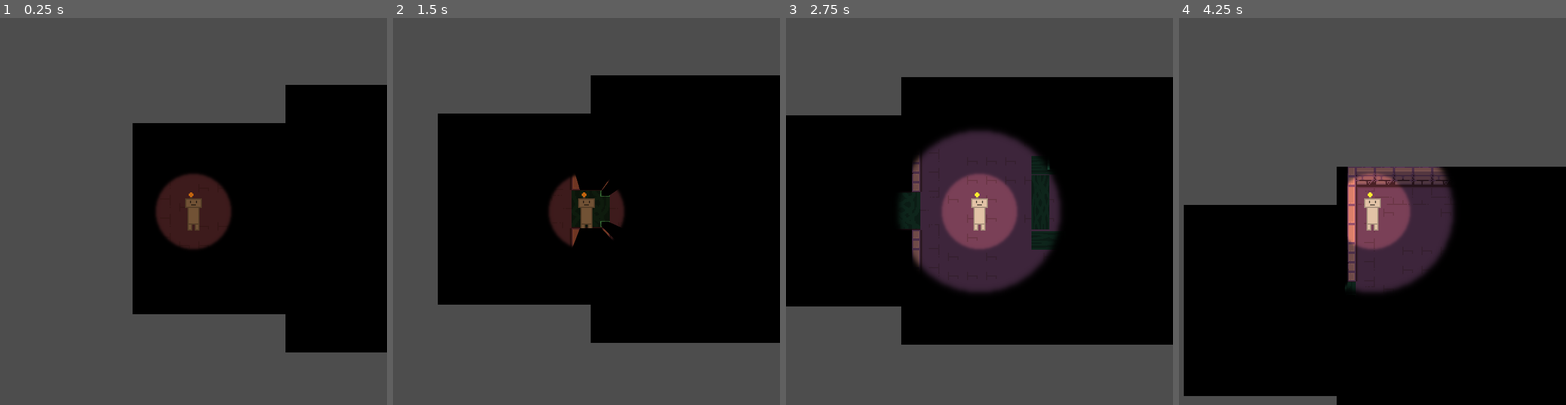
Above: before the commit, frames 1-4 (left to right).
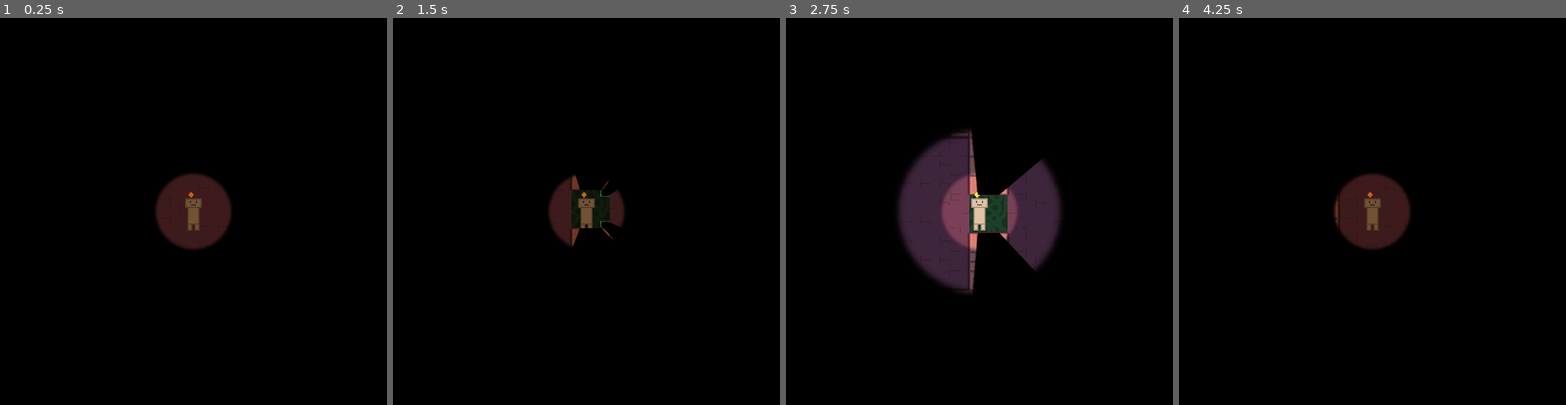
Above: after the commit, the same moments.

Repository: CookieCherith0969/GDM-Assignment-4
Game: Godot game, scene res://Scenes/Levels/Tutorial.tscn
Two runs of this game, one before a commit and one after it. Both use one fixed random seed, a clock stepped at 60 frames per second and the inputs below.
Inputs (mouse positions are in pixels of both pictures, inside the frame that each line leads up to):
- Up to frame 1 (0.25 s): no input
- Up to frame 2 (1.5 s): tap Enter at 0.5 s; move the mouse to (671, 192) at 0.52 s; hold D (Right) 0.53-1.28 s; hold Space (Light) 0.53-1.28 s; move the mouse to (509, 230) at 1.27 s; hold S (Down) from 1.28 s (still down); tap Space (Light) at 1.35 s
- Up to frame 3 (2.75 s): tap R (Reset, bound only after the commit) at 2 s; move the mouse to (1018, 126) at 2.02 s; release S (Down) at 2.03 s; hold D (Right) from 2.03 s (still down); hold Space (Light) from 2.03 s (still down)
- Up to frame 4 (4.25 s): move the mouse to (1353, 288) at 2.77 s; release D (Right) at 2.78 s; release Space (Light) at 2.78 s; hold W (Up) 2.78-3.53 s; tap Space (Light) at 2.85 s; move the mouse to (1488, 269) at 3.52 s; hold A (Left) from 3.53 s (still down); hold Space (Light) from 3.53 s (still down); tap R (Reset, bound only after the commit) at 4.15 s

The runs differ from the first frame. In frame 1, 62% of the frame differs, in the area x 0-100%, y 0-100%; in frame 2, 47%; in frame 3, 44%; in frame 4, 52%.

Commit message:
Reset button, start on level manager

Diff:
--- /dev/null
+++ b/Scripts/Autoloads/level_manager.gd
@@ -0,0 +1,20 @@
+extends Node
+
+var current_level = null
+var current_name = null
+@onready
+var root = get_tree().root
+# Called when the node enters the scene tree for the first time.
+func _ready():
+	current_level = root.get_child(root.get_child_count() - 1)
+	current_name = "Tutorial"
+
+func load_level(level_name : String):
+	get_tree().change_scene_to_file("res://Scenes/Levels/"+level_name+".tscn")
+	current_name = level_name
+
+func reload_level():
+	load_level(current_name)
+# Called every frame. 'delta' is the elapsed time since the previous frame.
+func _process(delta):
+	pass
--- a/Scripts/Player.gd
+++ b/Scripts/Player.gd
@@ -32,7 +32,8 @@
 			light_on = true
 		else:
 			light_on = false
-
+	if event.is_action_pressed("Reset"):
+		LevelManager.reload_level()
 
 func _physics_process(delta):
 	# Get the input direction and handle the movement/deceleration.
--- a/project.godot
+++ b/project.godot
@@ -14,6 +14,10 @@
 run/main_scene="res://Scenes/Levels/Tutorial.tscn"
 config/features=PackedStringArray("4.2", "GL Compatibility")
 config/icon="res://icon.svg"
+
+[autoload]
+
+LevelManager="*res://Scripts/Autoloads/level_manager.gd"
 
 [display]
 
@@ -74,6 +78,11 @@
 , Object(InputEventKey,"resource_local_to_scene":false,"resource_name":"","device":-1,"window_id":0,"alt_pressed":false,"shift_pressed":false,"ctrl_pressed":false,"meta_pressed":false,"pressed":false,"keycode":0,"physical_keycode":4194326,"key_label":0,"unicode":0,"echo":false,"script":null)
 ]
 }
+Reset={
+"deadzone": 0.5,
+"events": [Object(InputEventKey,"resource_local_to_scene":false,"resource_name":"","device":-1,"window_id":0,"alt_pressed":false,"shift_pressed":false,"ctrl_pressed":false,"meta_pressed":false,"pressed":false,"keycode":0,"physical_keycode":82,"key_label":0,"unicode":114,"echo":false,"script":null)
+]
+}
 
 [layer_names]
 
@@ -88,3 +97,4 @@
 textures/canvas_textures/default_texture_filter=0
 renderer/rendering_method="gl_compatibility"
 renderer/rendering_method.mobile="gl_compatibility"
+environment/defaults/default_clear_color=Color(0, 0, 0, 1)
